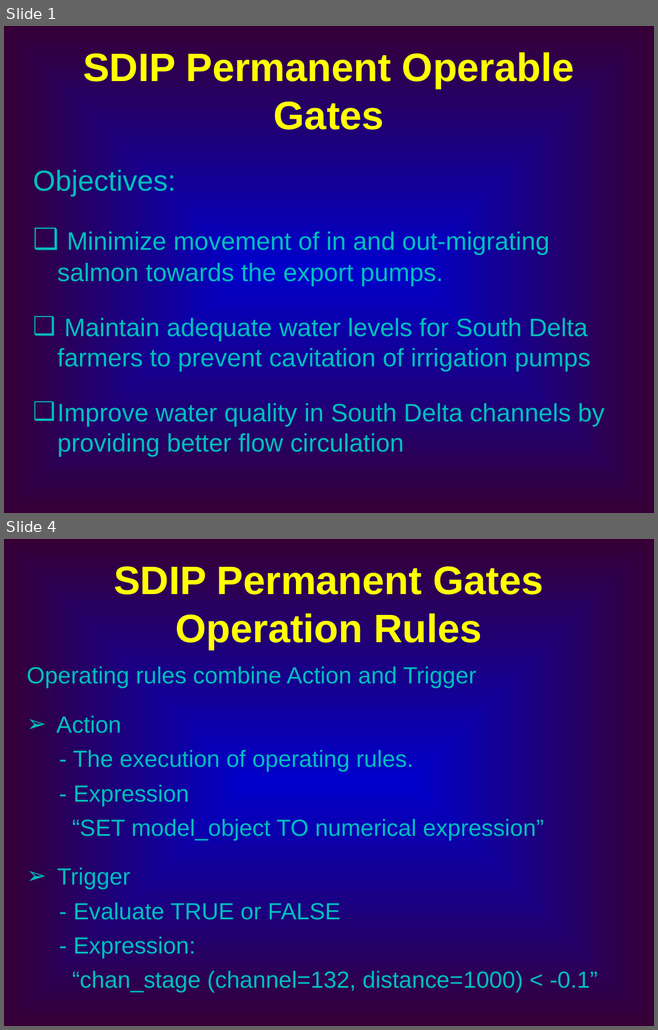
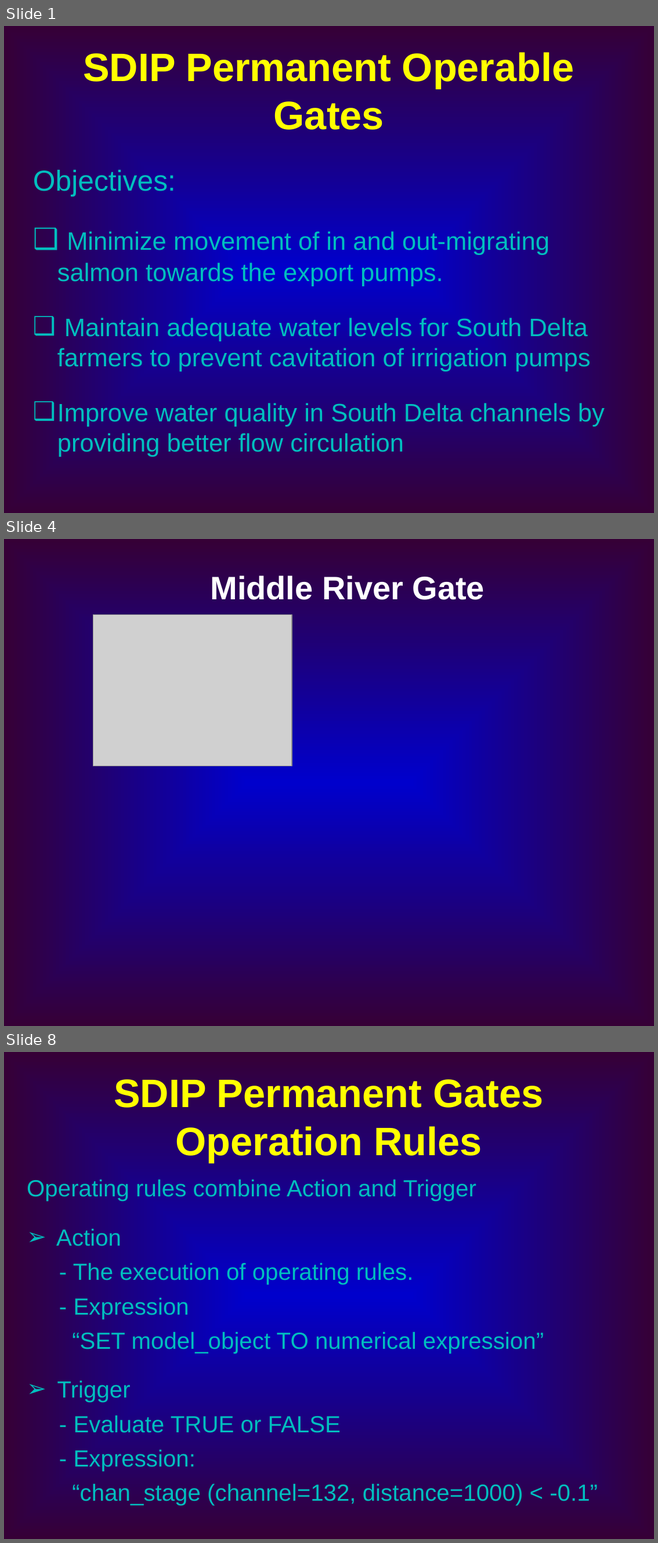
Before and after one commit to CADWRDeltaModeling/dsm2, a slide deck: dsm2/presentations/DSM2 Operting Rule.ppt. Shown one above the other, each under a label of ours: slides 1 and 4 before the commit, slides 1, 4 and 8 after it; the slides between them are not shown. The pictures are 658x1030 and 658x1543 pixels, drawn with LibreOffice and Linux fonts; fonts in the diff are those of the drawing; grey boxes stand for pictures. Boxes give left, top, right and bottom in pixels: in the first picture for what was removed or moved away, otherwise in the second. Text is boxed around its words. In the diff, an @@ line names an element or a change of style, - is before the commit and + after.

```diff
--- a/dsm2/presentations/DSM2 Operting Rule.ppt
+++ b/dsm2/presentations/DSM2 Operting Rule.ppt
@@ slide 4 added at (4, 539, 654, 1026), background gradient #0000CC to #360036 @@
@@ text added at (210, 576, 484, 600), 36 pt, text #FFFFFF, bold @@
+Middle River Gate
@@ picture added at (93, 614, 292, 766) @@
@@ what was slide 4 is now slide 8 @@
```
Also in this commit, not shown: 1 slide changed, 3 other slides added.
